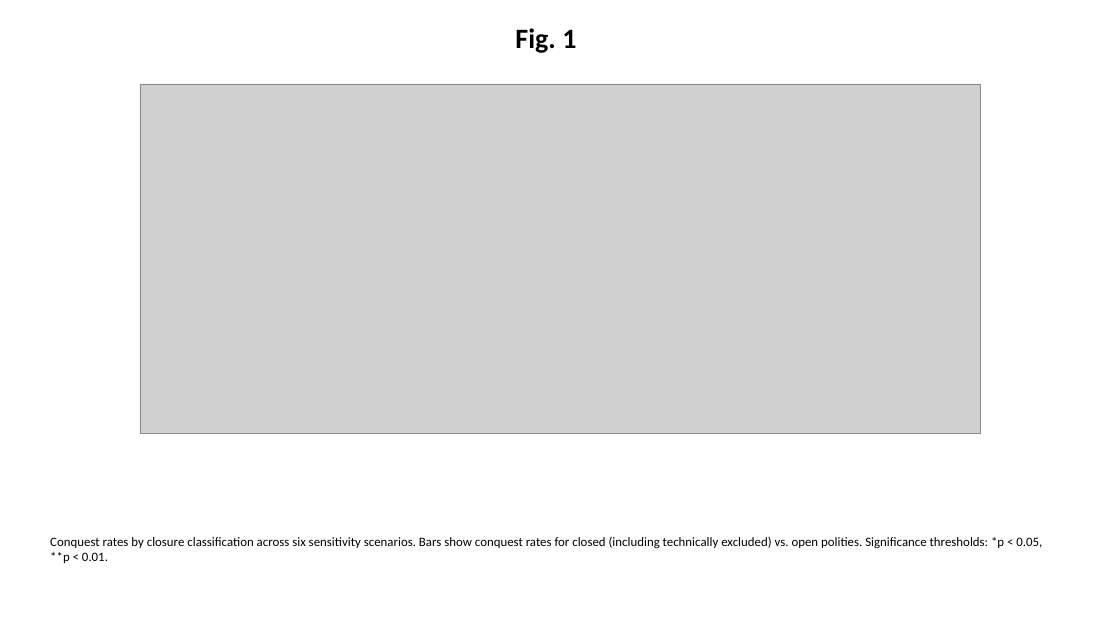
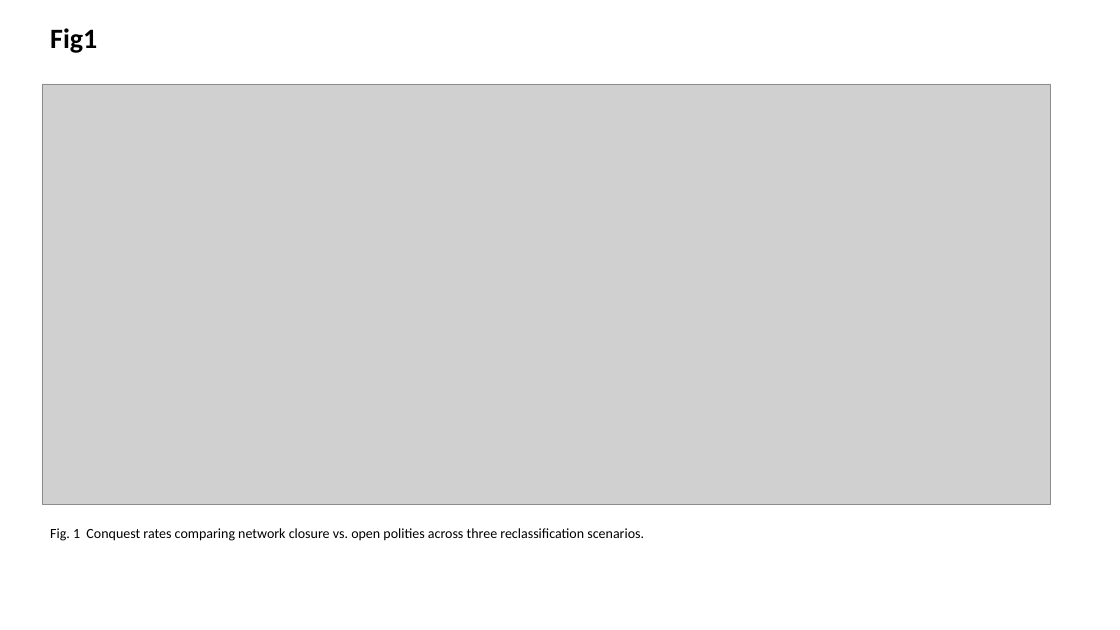
Before and after one commit to bougtoir/beyond-gdp-national-power, a slide deck: slide 1 of manuscript/figures_pptx.pptx. Drawn at 1120x630 pixels with LibreOffice and Linux fonts; fonts in the diff are those of the drawing; grey boxes stand for pictures. Boxes give left, top, right and bottom in pixels: in the first picture for what was removed or moved away, otherwise in the second. Text is boxed around its words. In the diff, an @@ line names an element or a change of style, - is before the commit and + after.

```diff
--- a/manuscript/figures_pptx.pptx
+++ b/manuscript/figures_pptx.pptx
@@ text at (50, 28, 97, 53): text changed @@
-Fig. 1
+Fig1
@@ picture: place and size @@
-picture at (140, 84, 981, 434)
+picture at (42, 84, 1050, 504)
@@ text at (50, 528, 644, 541): text changed; size 11 to 12 pt @@
-Conquest rates by closure classification across six sensitivity scenarios. Bars show conquest rates for closed (including technically excluded) vs. open polities. Significance thresholds: *p < 0.05, **p < 0.01.
+Fig. 1 Conquest rates comparing network closure vs. open polities across three reclassification scenarios.
```
Also in this commit, not shown: 2 other slides changed, 1 slide added, 1 slide removed, 55 other files.
